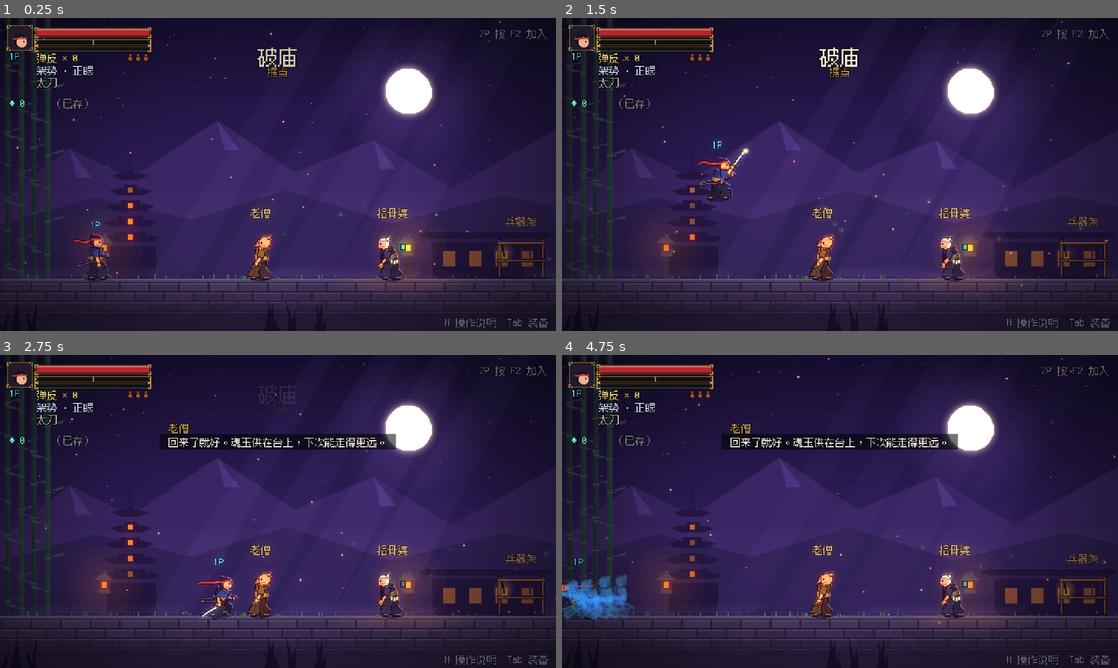
Above: before the commit, frames 1-4 (two rows, left to right).
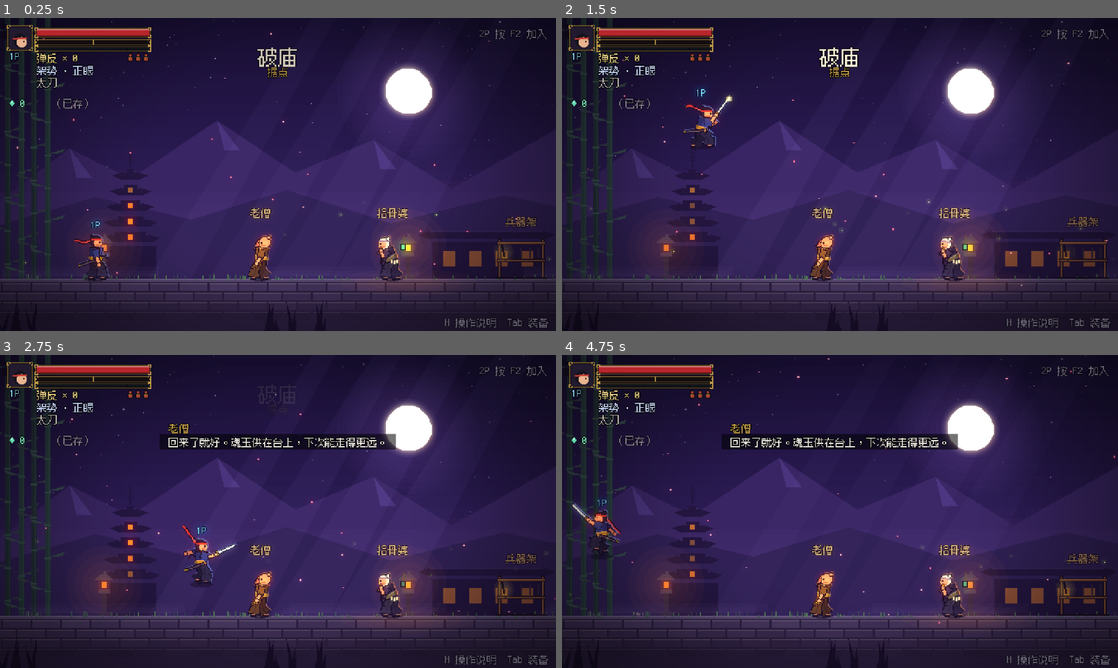
Above: after the commit, the same moments.

Repository: zexuan520/7Fgame-1v1-2-
Game: Godot game, scene res://scenes/main.tscn
The game is run twice, just before and just after one commit, with the same random seed, the same clock (stepped at 60 frames per second) and the same inputs.
Inputs (mouse positions are in pixels of both pictures, inside the frame that each line leads up to):
- Up to frame 1 (0.25 s): no input
- Up to frame 2 (1.5 s): move the mouse to (962, 158) at 0.52 s; hold D (p1_right) 0.53-1.28 s; hold J (p1_attack) 0.53-1.28 s; click (962, 158) at 0.67 s; tap W (p1_jump) at 0.77, 1.07 s; tap K (p1_guard) at 0.8, 1.35 s; move the mouse to (728, 190) at 1.27 s; hold S (p1_down) from 1.28 s (still down)
- Up to frame 3 (2.75 s): tap W (p1_jump) at 1.52, 1.55, 1.82, 2.1 s; move the mouse to (333, 442) at 2.02 s; release S (p1_down) at 2.03 s; hold D (p1_right) from 2.03 s (still down); hold J (p1_attack) from 2.03 s (still down)
- Up to frame 4 (4.75 s): move the mouse to (812, 574) at 2.77 s; release D (p1_right) at 2.78 s; release J (p1_attack) at 2.78 s; hold Up 2.78-3.53 s; tap I (p1_art) at 2.85 s; click (812, 574) at 2.92 s; tap W (p1_jump) at 3.02, 3.32, 3.77, 3.8, 4.07, 4.52 s; tap K (p1_guard) at 3.05 s; move the mouse to (1006, 558) at 3.52 s; hold J (p1_attack) 3.53-4.28 s; hold A (p1_left) from 3.53 s (still down); move the mouse to (673, 464) at 4.27 s; tap L (p1_dodge) at 4.35 s; tap J (p1_attack) at 4.55 s

The runs differ from the first frame. In frame 1, less than 0.1% of the frame differs, in the area x 67-71%, y 72-81%; in frame 2, 1.1%; in frame 3, 1.1%; in frame 4, 1.9%, in the area x 0-71%, y 46-85%.

Commit message:
手感：攻击中可格挡/闪身/跳取消，0.2 秒输入缓冲；双击左右奔跑、平时走路；剑扛肩上不拖地；门离右墙留出空间
Co-Authored-By: Claude Opus 5.5 <noreply@anthropic.com>
Claude-Session: https://claude.ai/code/session_01V9onTUthNZjEkfUoraBMjB

Diff:
--- a/scripts/main.gd
+++ b/scripts/main.gd
@@ -364,7 +364,7 @@
 		var col: int = exits[i][0]
 		var nd: Dictionary = exits[i][1]
 		var tdef: Dictionary = LevelData.NODE_TYPES[nd["type"]]
-		var x := arena_w - 46.0 - (n - 1 - i) * 92.0
+		var x := arena_w - 70.0 - (n - 1 - i) * 100.0   # 离右墙留出门匾上字的宽度
 		var it := _add_interactable("door", x, tdef["label"], nd["type"], tdef["color"], {"action": "next", "col": col})
 		it.sub = LevelData.room(nd["room"])["name"]
 		it.enabled = cleared
--- a/scripts/player.gd
+++ b/scripts/player.gd
@@ -4,7 +4,11 @@
 
 enum S { FREE, CHARGE, ATTACK, GUARD, DODGE, HITSTUN, BROKEN, EXECUTE, DEAD, DRINK, ART }
 
-const MOVE_SPEED := 190.0
+const MOVE_SPEED := 200.0           # 奔跑（双击 左/右）
+const WALK_SPEED := 120.0           # 平时走路
+const DOUBLE_TAP := 0.28            # 两次按同一个方向的间隔在这之内算双击
+const BUFFER_TIME := 0.2            # 输入缓冲：提前按的键在这段时间内有效，动作一结束马上接上
+const BUFFERED := ["attack", "guard", "dodge", "jump", "art", "heal", "stance"]
 const JUMP_VELOCITY := -520.0
 const HEAVY_CHARGE_TIME := 0.6      # 长按 0.6 秒出重攻击
 const DODGE_SPEED := 420.0
@@ -70,6 +74,9 @@
 var weapon: Dictionary = GearData.weapon_stats(GearData.starter("katana"))
 var revives := 0                    # 不动“不死身”：这一局还能站起来几次
 var frozen := false                 # 开着天赋界面时站着不动
+var running := false                # 双击方向键后奔跑，松开方向键变回走路
+var _tap := {"left": -10.0, "right": -10.0}
+var _buf := {}                      # 输入缓冲：动作 → 按下的时刻
 var auto_respawn := true            # 练武场倒下 3 秒自动复活；闯关时要清完房间才复活
 var stance_index := 0               # 当前架势（见 Stance.LIST）
 var _switch_t := -1.0               # 切换架势的转刀动画
@@ -116,9 +123,9 @@
 	if not POSES.is_empty():
 		return
 	POSES["idle"] = Puppet.pose({})
-	# 放松持刀：刀尖斜向下
+	# 放松持刀：刀背扛在肩上，刀尖朝后上方（不拖地）
 	POSES["relaxed"] = Puppet.pose({"crouch": 1.2, "lean": 0.04, "foot_f": Vector2(5, 0), "foot_b": Vector2(-4, 0),
-		"arm_f": Vector2(0.25, 0.6), "arm_b": Vector2(-0.12, 0.2), "sword": 0.55})
+		"arm_f": Vector2(0.55, 2.75), "arm_b": Vector2(-0.12, 0.2), "sword": -2.45})
 	# 戒备：敌人靠近时，双手持刀刀尖指向对方
 	POSES["ready"] = Puppet.pose({"crouch": 2.8, "lean": 0.16, "foot_f": Vector2(6, 0), "foot_b": Vector2(-6, 0),
 		"arm_f": Vector2(0.95, 1.55), "arm_b": Vector2(0.75, 1.45), "sword": 1.45})
@@ -265,8 +272,28 @@
 	return state != S.DEAD
 
 
+## 这个键刚按过（输入缓冲里还有）：用掉它返回 true。动作做不了的时候不要调用，让它留在缓冲里
 func _pressed(action: String) -> bool:
-	return Input.is_action_just_pressed(prefix + action)
+	if not _buf.has(action):
+		return Input.is_action_just_pressed(prefix + action)
+	if clock - float(_buf[action]) <= BUFFER_TIME:
+		_buf[action] = -10.0
+		return true
+	return false
+
+
+func _record_inputs() -> void:
+	for a: String in BUFFERED:
+		if Input.is_action_just_pressed(prefix + a):
+			_buf[a] = clock
+	# 双击方向键奔跑
+	for d: String in ["left", "right"]:
+		if Input.is_action_just_pressed(prefix + d):
+			if clock - float(_tap[d]) <= DOUBLE_TAP:
+				running = true
+			_tap[d] = clock
+	if absf(Input.get_axis(prefix + "left", prefix + "right")) < 0.1:
+		running = false
 
 
 func _held(action: String) -> bool:
@@ -280,6 +307,7 @@
 
 func _physics_process(delta: float) -> void:
 	clock += delta
+	_record_inputs()
 	state_time += delta
 	parry_timer = maxf(0.0, parry_timer - delta)
 	dodge_cooldown = maxf(0.0, dodge_cooldown - delta)
@@ -351,7 +379,7 @@
 		_try_jump()
 	if _pressed("guard"):
 		_start_guard()
-	elif _pressed("dodge") and dodge_cooldown <= 0.0:
+	elif dodge_cooldown <= 0.0 and _pressed("dodge"):
 		_start_dodge(dir)
 	elif _pressed("attack"):
 		_attack_pressed()
@@ -359,7 +387,7 @@
 		switch_stance(1)
 	elif _pressed("art"):
 		_start_art()
-	elif _pressed("heal") and is_on_floor():
+	elif is_on_floor() and _pressed("heal"):
 		_start_drink()
 
 
@@ -368,8 +396,11 @@
 	velocity.x = move_toward(velocity.x, 0.0, 900.0 * delta)
 	if _pressed("guard"):
 		_start_guard()
-	elif _pressed("dodge") and dodge_cooldown <= 0.0:
+	elif dodge_cooldown <= 0.0 and _pressed("dodge"):
 		_start_dodge(Input.get_axis(prefix + "left", prefix + "right"))
+	elif _pressed("jump"):
+		_enter(S.FREE)
+		_try_jump()
 	elif charge_time >= charge_needed():
 		_start_move("heavy")
 	elif not _held("attack"):
@@ -385,13 +416,22 @@
 		velocity.y = minf(velocity.y, 30.0)   # 空中出刀时停一下，不往下掉
 	if _pressed("attack"):
 		combo_queued = true
-	# 格挡和闪身可以取消攻击（前摇和后摇时）
-	if attack_phase != 1:
+	# 格挡、闪身随时能取消轻攻击（重攻击和落雷斩出刀那一下不行）；跳在前摇和后摇时能取消
+	var locked: bool = attack_phase == 1 and (bool(attack["heavy"]) or plunge)
+	if not locked:
 		if _pressed("guard"):
 			_start_guard()
 			return
-		if _pressed("dodge") and dodge_cooldown <= 0.0:
+		if dodge_cooldown <= 0.0 and _pressed("dodge"):
 			_start_dodge(Input.get_axis(prefix + "left", prefix + "right"))
+			return
+	if attack_phase != 1 and not plunge and (is_on_floor() or air_jumps > 0) and _pressed("jump"):
+		_enter(S.FREE)
+		_try_jump()
+		return
+	if attack_phase == 2 and _pressed("art"):
+		_start_art()
+		if state == S.ART:
 			return
 
 	var windup: float = attack["windup"]
@@ -487,7 +527,7 @@
 	if _pressed("attack"):
 		_attack_pressed()
 		return
-	if _pressed("dodge") and dodge_cooldown <= 0.0:
+	if dodge_cooldown <= 0.0 and _pressed("dodge"):
 		_start_dodge(dir)
 		return
 	if _pressed("jump"):
@@ -784,7 +824,7 @@
 
 
 func move_speed() -> float:
-	return MOVE_SPEED * maxf(0.5, 1.0 + float(stats["move"]))
+	return (MOVE_SPEED if running else WALK_SPEED) * maxf(0.5, 1.0 + float(stats["move"]))
 
 
 func charge_needed() -> float:
@@ -1074,7 +1114,7 @@
 		"crouch": 2.2 + absf(s) * 1.6, "lean": 0.34 + absf(s) * 0.04, "head": -0.1,
 		"foot_f": Vector2(6.5 * s, -maxf(0.0, 4.5 * c)),
 		"foot_b": Vector2(-6.5 * s, -maxf(0.0, -4.5 * c)),
-		"arm_f": Vector2(-0.5 + 0.25 * s, 0.1), "sword": -1.0 + 0.15 * s,   # 刀拖在身后
+		"arm_f": Vector2(0.55 + 0.08 * s, 2.7), "sword": -2.4 + 0.08 * s,   # 刀扛在肩上
 		"arm_b": Vector2(0.9 * -s, 1.2 + 0.4 * -s),
 	})
 	if is_sheathed():
@@ -1082,11 +1122,30 @@
 		run["arm_f"] = Vector2(0.9 * s, 1.2 + 0.4 * s)
 		run["sword"] = 0.5
 		run["sheathed"] = 1.0
+	if not running:
+		run = _walk_pose(run)
 	# 刚起步、快停下时只迈小步，和站姿混合
-	var k := clampf(absf(velocity.x) / MOVE_SPEED, 0.0, 1.0)
+	var k := clampf(absf(velocity.x) / (MOVE_SPEED if running else WALK_SPEED), 0.0, 1.0)
 	if k < 0.999:
 		return Puppet.lerp_pose(_idle_pose(), run, smoothstep(0.0, 1.0, k))
 	return run
+
+
+## 走路：步子小、身子直，手臂（或扛着的刀）跟着轻轻晃
+func _walk_pose(run: Dictionary) -> Dictionary:
+	var ph := _run_phase
+	var s := sin(ph)
+	var c := cos(ph)
+	var w := run.duplicate()
+	w["crouch"] = 1.3 + absf(s) * 0.5
+	w["lean"] = 0.1
+	w["head"] = 0.0
+	w["foot_f"] = Vector2(4.5 * s, -maxf(0.0, 2.2 * c))
+	w["foot_b"] = Vector2(-4.5 * s, -maxf(0.0, -2.2 * c))
+	w["arm_b"] = Vector2(0.4 * -s, 0.6 + 0.2 * -s)
+	if is_sheathed():
+		w["arm_f"] = Vector2(0.4 * s, 0.6 + 0.2 * s)
+	return w
 
 
 ## 当前架势的姿势；drawn 为 true 时拔刀式也按出鞘算（刚砍完）
--- a/tests/test_combat.gd
+++ b/tests/test_combat.gd
@@ -66,6 +66,10 @@
 	await test_air_and_plunge()
 	await _setup()
 	await test_dash_attack()
+	await _setup()
+	await test_cancels_and_buffer()
+	await _setup()
+	await test_walk_and_run()
 	print("")
 	if failures == 0:
 		print("全部测试通过")
@@ -572,3 +576,70 @@
 	_check(p.attack.get("id") == "dash", "闪身中按攻击出闪身突刺")
 	await _frames(25)
 	_check(e.hp < e.max_hp, "冲过去刺中（hp %.0f）" % e.hp)
+
+
+func test_cancels_and_buffer() -> void:
+	print("攻击中随时格挡、闪身、跳，输入缓冲")
+	e.global_position = Vector2(700, 300)
+	# 轻攻击出刀那一下按格挡：马上进格挡
+	await _tap("p1_attack")
+	await _frames(3)
+	var phase_ok := false
+	for i in range(30):
+		if p.state == Player.S.ATTACK and p.attack_phase == 1:
+			phase_ok = true
+			break
+		await _frames(1)
+	await _tap("p1_guard")
+	await _frames(1)
+	_check(phase_ok and p.state == Player.S.GUARD, "轻攻击出刀时按格挡，立刻格挡（状态 %d）" % p.state)
+	Input.action_release("p1_guard")
+	await _frames(30)
+	# 后摇里按跳：直接跳起来
+	await _tap("p1_attack")
+	for i in range(40):
+		if p.state == Player.S.ATTACK and p.attack_phase == 2:
+			break
+		await _frames(1)
+	await _tap("p1_jump")
+	await _frames(3)
+	_check(p.velocity.y < 0.0 and not p.is_on_floor(), "攻击后摇按跳，直接起跳")
+	await _frames(60)
+	# 重劈出刀时按格挡：动作锁住，但这一下留在缓冲里，砍完马上格挡
+	p._start_move("heavy")
+	for i in range(30):
+		if p.attack_phase == 1:
+			break
+		await _frames(1)
+	Input.action_press("p1_guard")
+	await _frames(1)
+	_check(p.state == Player.S.ATTACK, "重劈出刀那一下不能被打断")
+	var guarded := false
+	for i in range(30):
+		await _frames(1)
+		if p.state == Player.S.GUARD:
+			guarded = true
+			break
+	Input.action_release("p1_guard")
+	_check(guarded, "提前按的格挡留在缓冲里，砍完马上接上")
+
+
+func test_walk_and_run() -> void:
+	print("走路和奔跑")
+	e.global_position = Vector2(780, 300)
+	p.global_position = Vector2(200, 300)
+	Input.action_press("p1_right")
+	await _frames(30)
+	var walk := p.velocity.x
+	Input.action_release("p1_right")
+	await _frames(20)
+	_check(absf(walk - Player.WALK_SPEED) < 1.0, "按住方向是走路（%.0f）" % walk)
+	await _tap("p1_right")
+	await _frames(3)
+	Input.action_press("p1_right")
+	await _frames(30)
+	var run := p.velocity.x
+	_check(p.running and absf(run - Player.MOVE_SPEED) < 1.0, "双击方向键奔跑（%.0f）" % run)
+	Input.action_release("p1_right")
+	await _frames(3)
+	_check(not p.running, "松开方向键就不跑了")
